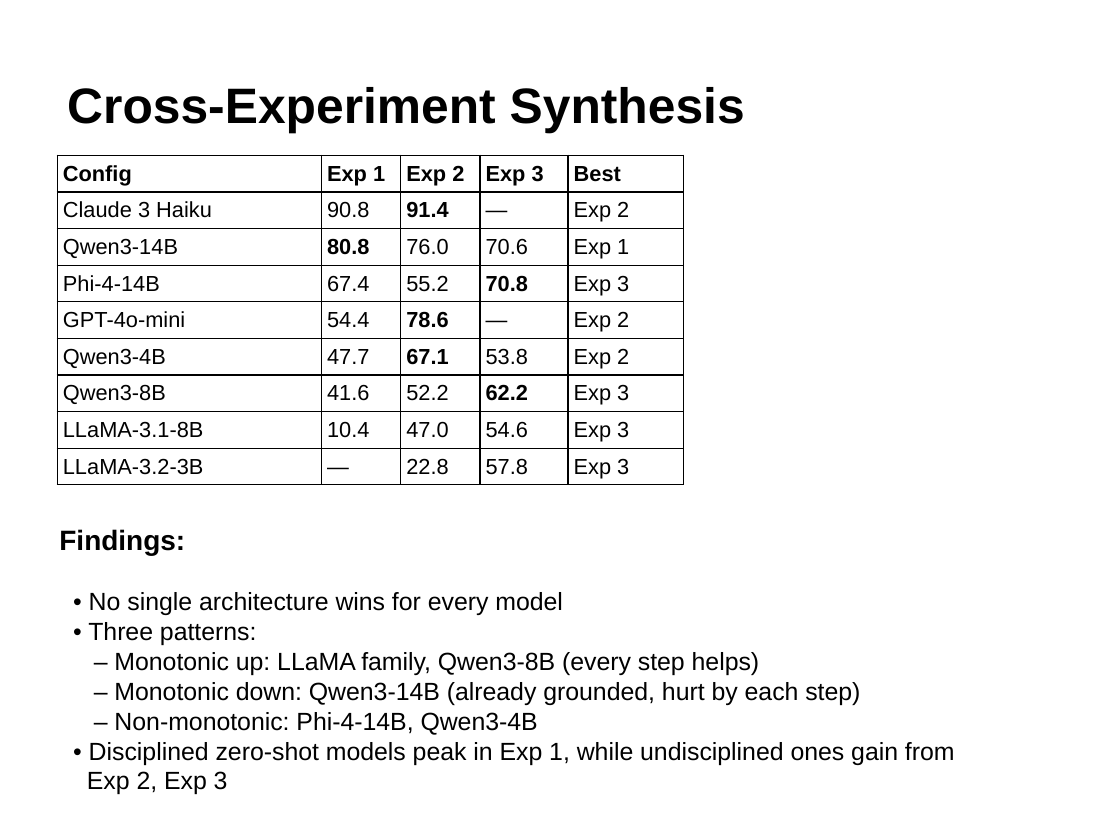
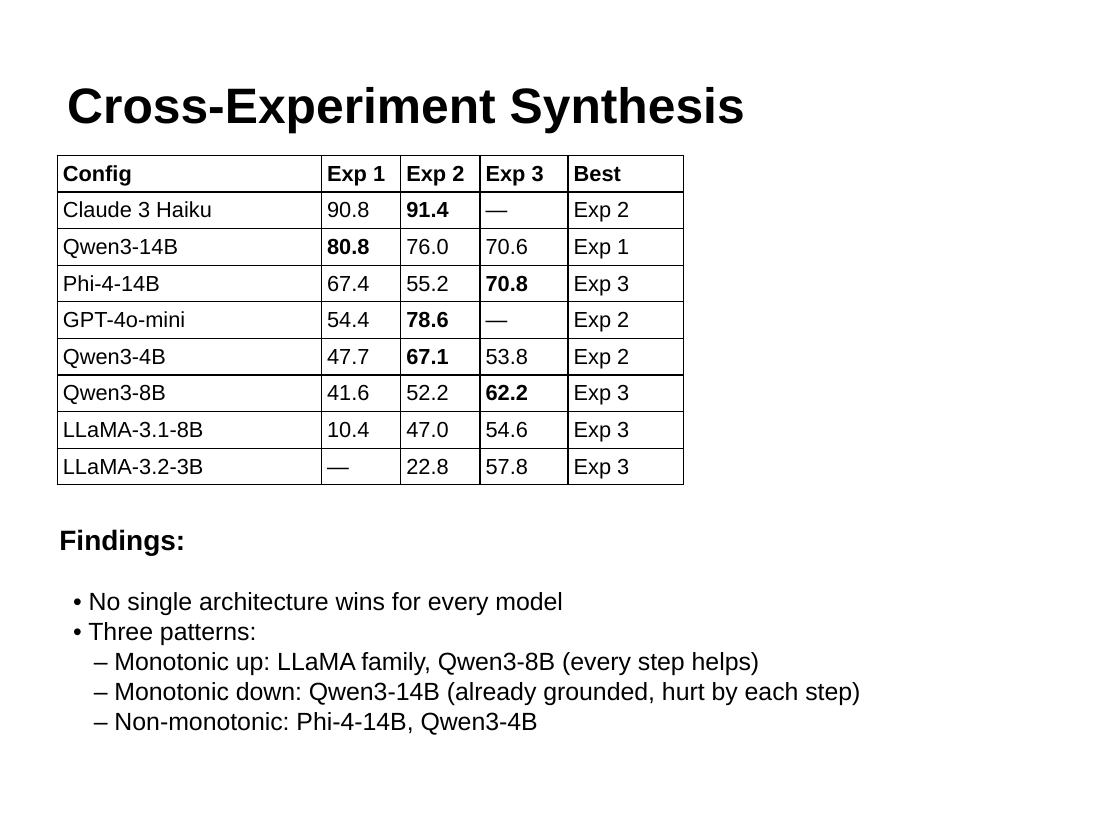
Before and after one commit to GiX007/mlp4cs, a slide deck: slide 15 of docs/presentation.pptx. Drawn at 1120x840 pixels with LibreOffice and Linux fonts; fonts in the diff are those of the drawing. Boxes give left, top, right and bottom in pixels: in the first picture for what was removed or moved away, otherwise in the second. Text is boxed around its words. In the diff, an @@ line names an element or a change of style, - is before the commit and + after.

```diff
--- a/docs/presentation.pptx
+++ b/docs/presentation.pptx
@@ text at [87, 742, 955, 794]: paragraphs removed @@
-• Disciplined zero-shot models peak in Exp 1, while undisciplined ones gain from
-Exp 2, Exp 3
```
Also in this commit, not shown: 4 other slides changed.
